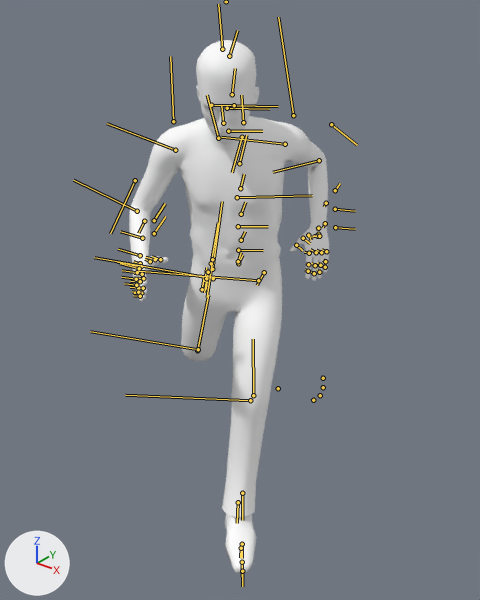
A saved change to the FBX model Assets/Animation/Run.fbx.
Before and after are seen from a camera (50 mm lens) standing at (1.496, -1.13, 1.728) and looking at (0.188, 0.504, 0.715). The axes (+X, +Y, +Z) are drawn at lower left. The lights are the same throughout. Both versions are drawn at frame 17 of the action 'Take 001'; the numbers are the values there. The bones that bend it are drawn over the model as lines.

Objects in the first picture: 'H_DDS_MidRes'.
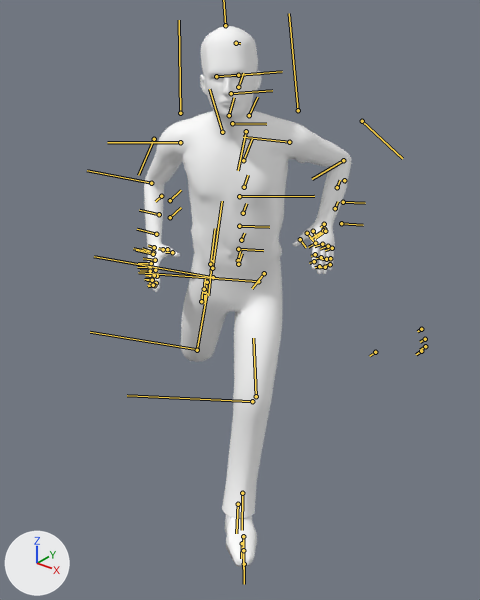
Pixel boxes [x1, y1, x2, y2] of what changed, in the pictures (480 x 600 px):
'H_DDS_MidRes', posed
    before: [129, 40, 329, 573]
    after: [144, 26, 351, 567]
'm_R_trans', posed (not visible before)
    after: [212, 76, 221, 79]
bone 'Hips', root to tip
    before: (238, 261) to (241, 252)
    after: (238, 260) to (240, 250)
bone 'Spine', root to tip
    before: (238, 250) to (263, 250)
    after: (238, 249) to (263, 250)
bone 'Spine1', root to tip
    before: (238, 226) to (268, 226)
    after: (239, 226) to (269, 227)
bone 'Spine2', root to tip
    before: (237, 197) to (312, 195)
    after: (239, 196) to (314, 196)
bone 'Neck', root to tip
    before: (228, 131) to (262, 131)
    after: (232, 123) to (266, 124)
bone 'Head', root to tip
    before: (227, 108) to (269, 109)
    after: (231, 93) to (272, 90)
bone 'RightShoulder', root to tip
    before: (218, 138) to (207, 95)
    after: (222, 132) to (209, 89)
bone 'RightArm', root to tip
    before: (175, 150) to (107, 123)
    after: (180, 142) to (107, 142)
bone 'RightForeArm', root to tip
    before: (137, 211) to (73, 180)
    after: (151, 183) to (87, 170)
bone 'RightHand', root to tip
    before: (140, 263) to (133, 261)
    after: (154, 247) to (148, 245)
bone 'LeftShoulder', root to tip
    before: (242, 137) to (232, 172)
    after: (246, 131) to (238, 170)
bone 'LeftArm', root to tip
    before: (285, 144) to (221, 137)
    after: (289, 142) to (243, 137)
bone 'LeftForeArm', root to tip
    before: (319, 160) to (273, 172)
    after: (343, 160) to (312, 179)
bone 'LeftHand', root to tip
    before: (318, 228) to (316, 229)
    after: (324, 224) to (320, 227)
bone 'RightUpLeg', root to tip
    before: (213, 278) to (94, 257)
    after: (213, 277) to (94, 256)
bone 'RightLeg', root to tip
    before: (198, 349) to (90, 331)
    after: (197, 349) to (90, 332)
bone 'RightFoot', root to tip
    before: (212, 259) to (207, 297)
    after: (212, 261) to (208, 295)
bone 'LeftUpLeg', root to tip
    before: (258, 280) to (138, 271)
    after: (258, 281) to (138, 272)
bone 'LeftLeg', root to tip
    before: (250, 400) to (125, 395)
    after: (252, 401) to (127, 395)
bone 'LeftFoot', root to tip
    before: (238, 502) to (237, 523)
    after: (238, 504) to (236, 533)

What the commit changed:
Bone 'Hips' (bone_hips) moves from (15.2, 48.3, -9.8) to (15.4, 48.1, -9.4).
Bone 'Hips' (bone_hips) turns from (-2, 0, 33) to (2, 3, 34) degrees about its own x, y and z.
Bone 'Spine' (bone_spine) turns from (0, 3, -1) to (0, 1, -1) degrees about its own x, y and z.
Bone 'Spine1' (bone_spine1) turns from (0, 6, -1) to (-1, 2, -2) degrees about its own x, y and z.
Bone 'Spine2' (bone_spine2) turns from (0, 6, -2) to (-1, 2, -2) degrees about its own x, y and z.
Bone 'Neck' (bone_neck) turns from (1, 5, 5) to (0, -5, 2) degrees about its own x, y and z.
Bone 'Head' (bone_head) turns from (-6, 6, -2) to (2, -5, -4) degrees about its own x, y and z.
Bone 'RightShoulder' (bone_rightshoulder) turns from (2, 11, 0) to (-4, 2, -3) degrees about its own x, y and z.
Bone 'RightArm' (bone_rightarm) turns from (-21, 0, -55) to (-38, -23, -54) degrees about its own x, y and z.
Bone 'RightForeArm' (bone_rightforearm) turns from (33, 72, 41) to (39, 73, 48) degrees about its own x, y and z.
Bone 'RightHand' (bone_righthand) turns from (20, 10, 6) to (12, 15, 6) degrees about its own x, y and z.
Bone 'LeftShoulder' (bone_leftshoulder) turns from (-7, -11, -8) to (-6, 2, -5) degrees about its own x, y and z.
Bone 'LeftArm' (bone_leftarm) turns from (-41, -29, -48) to (-52, -31, -36) degrees about its own x, y and z.
Bone 'LeftForeArm' (bone_leftforearm) turns from (59, 77, 82) to (-67, 108, -41) degrees about its own x, y and z.
Bone 'LeftHand' (bone_lefthand) turns from (-22, -2, -12) to (3, -10, 10) degrees about its own x, y and z.
Bone 'RightUpLeg' (bone_rightupleg) turns from (-6, -21, 12) to (-4, -18, 9) degrees about its own x, y and z.
Bone 'RightLeg' (bone_rightleg) turns from (-2, -102, 2) to (-4, -101, 4) degrees about its own x, y and z.
Bone 'RightFoot' (bone_rightfoot) turns from (0, -3, 9) to (-3, -2, 21) degrees about its own x, y and z.
Bone 'LeftUpLeg' (bone_leftupleg) turns from (12, 28, -2) to (14, 34, 2) degrees about its own x, y and z.
Bone 'LeftLeg' (bone_leftleg) turns from (0, -22, 2) to (-2, -24, 2) degrees about its own x, y and z.
Bone 'LeftFoot' (bone_leftfoot) turns from (-5, -1, -5) to (-5, -1, 8) degrees about its own x, y and z.
